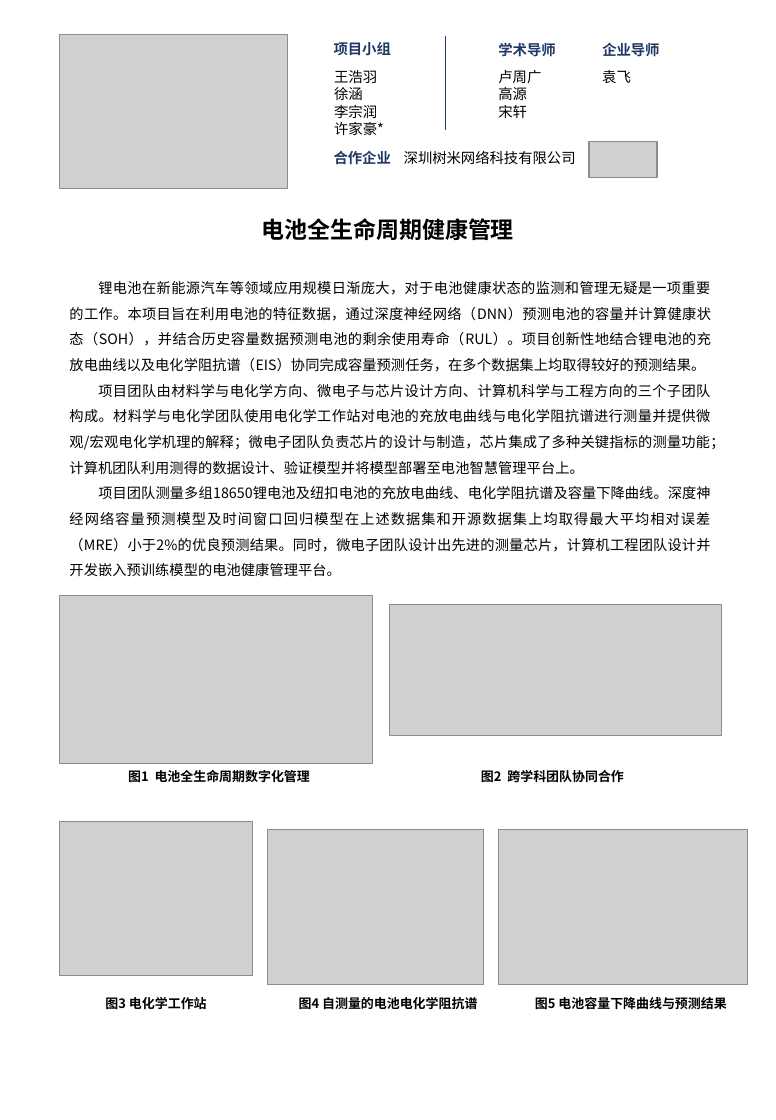
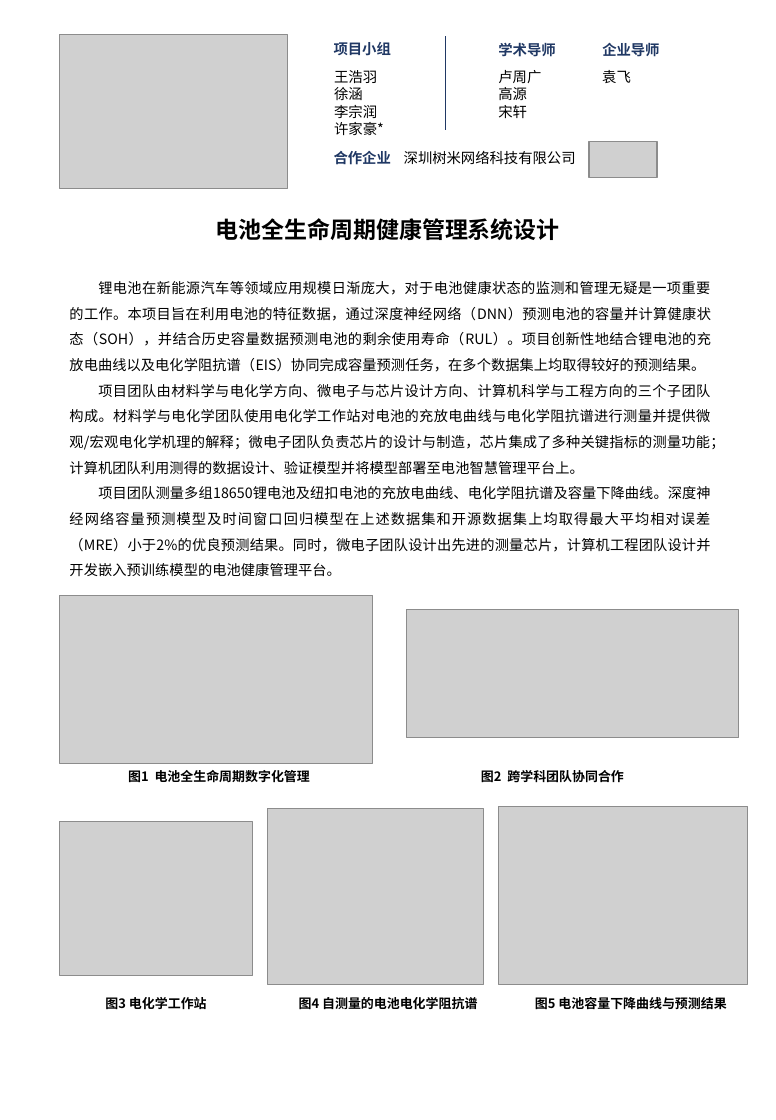
Before and after one commit to HaoyuWang141/SUSTech-Battery, a slide deck: slide 1 of material/综合设计/《综合设计》项目纪念册-电池全生命周期健康管理.pptx. Drawn at 776x1120 pixels with LibreOffice and Linux fonts; fonts in the diff are those of the drawing; grey boxes stand for pictures. Boxes give left, top, right and bottom in pixels: in the first picture for what was removed or moved away, otherwise in the second. Text is boxed around its words. In the diff, an @@ line names an element or a change of style, - is before the commit and + after.

```diff
--- a/material/综合设计/《综合设计》项目纪念册-电池全生命周期健康管理.pptx
+++ b/material/综合设计/《综合设计》项目纪念册-电池全生命周期健康管理.pptx
@@ subtitle at (216, 218, 560, 240): text changed @@
-电池全生命周期健康管理
+电池全生命周期健康管理系统设计
@@ picture: place and size @@
-picture at (390, 605, 722, 737)
+picture at (407, 610, 739, 739)
@@ picture: place and size @@
-picture at (268, 830, 484, 985)
+picture at (268, 809, 484, 985)
@@ picture: place and size @@
-picture at (499, 830, 748, 985)
+picture at (499, 807, 748, 985)
```
Also in this commit, not shown: 1 other slide changed, 52 other files.
